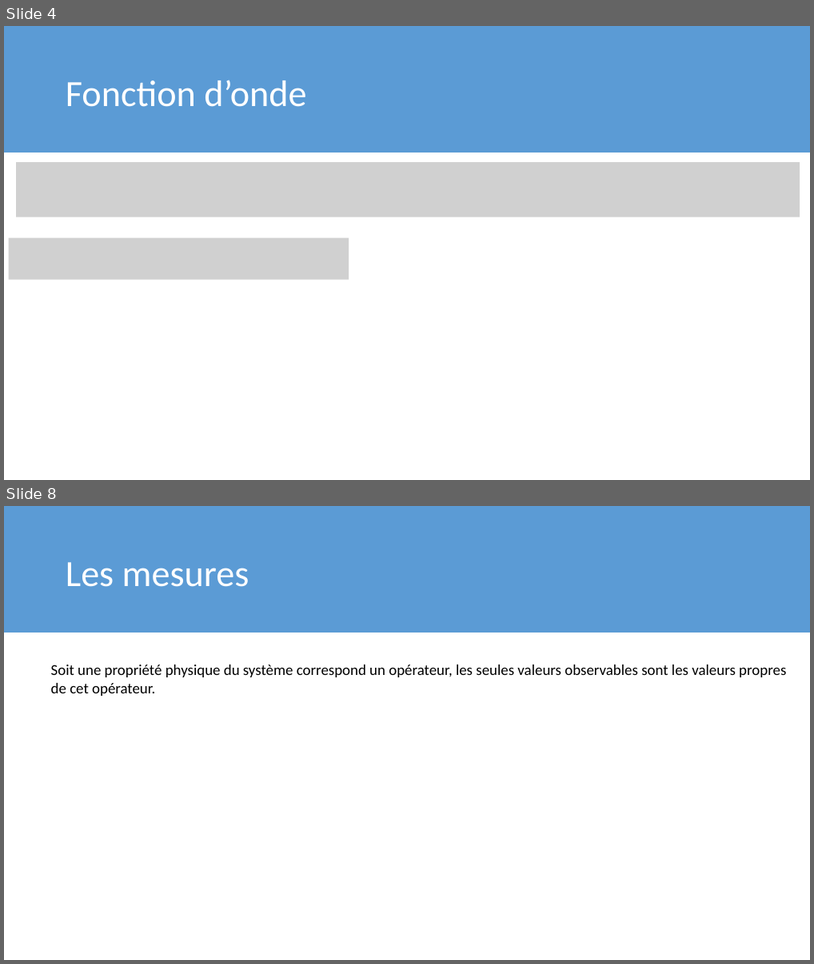
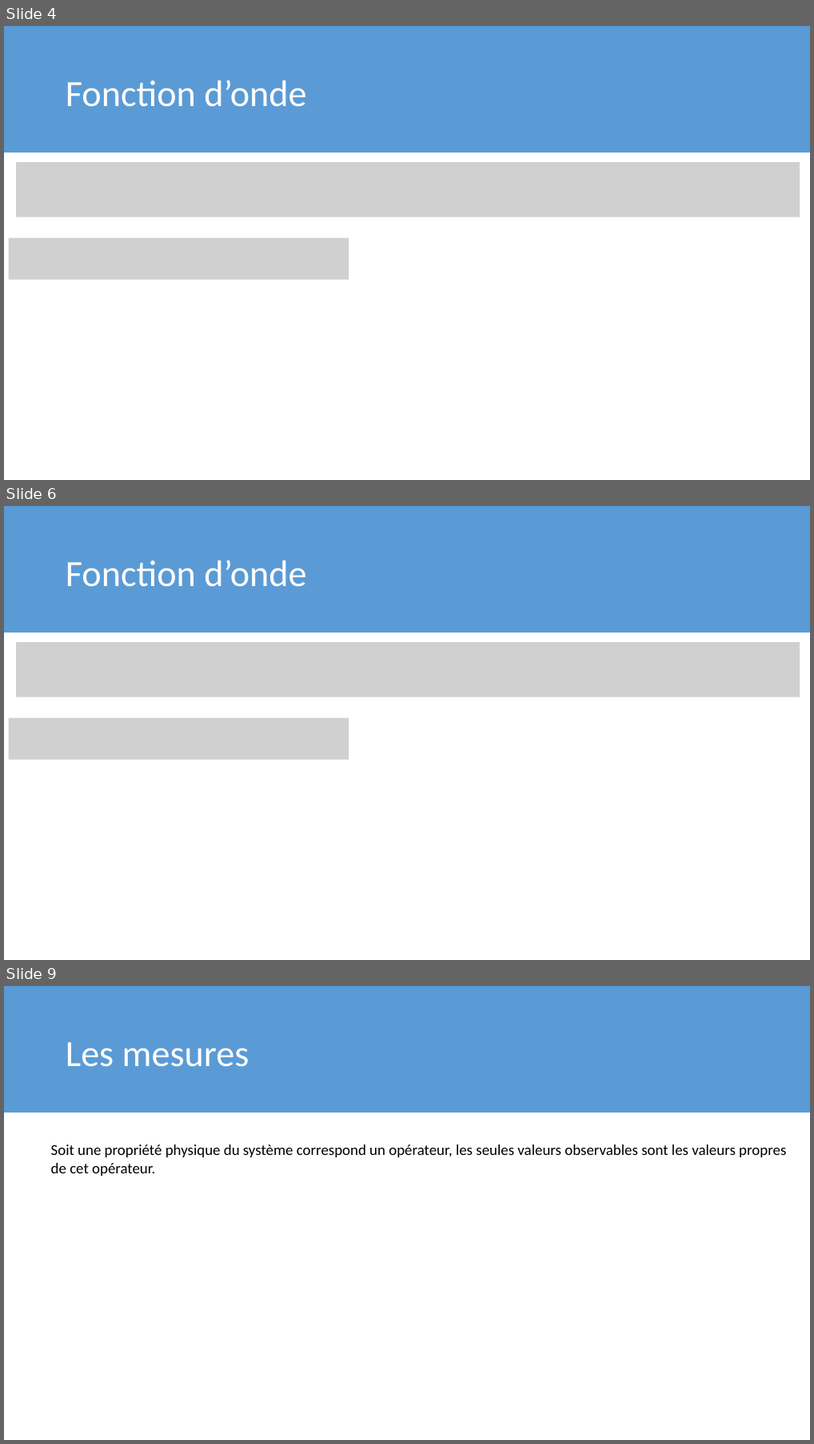
Before and after one commit to meitnerium/theochem, a slide deck: FR/3_Postulats/Postulats.pptx. Shown one above the other, each under a label of ours: slides 4 and 8 before the commit, slides 4, 6 and 9 after it; the slides between them are not shown. The pictures are 814x964 and 814x1444 pixels, drawn with LibreOffice and Linux fonts; fonts in the diff are those of the drawing; grey boxes stand for pictures. Boxes give left, top, right and bottom in pixels: in the first picture for what was removed or moved away, otherwise in the second. Text is boxed around its words. In the diff, an @@ line names an element or a change of style, - is before the commit and + after.

```diff
--- a/FR/3_Postulats/Postulats.pptx
+++ b/FR/3_Postulats/Postulats.pptx
@@ slide 6 added at (4, 506, 810, 960), background #FFFFFF @@
@@ rectangle added at (4, 506, 810, 632), fill #5B9BD5 @@
@@ title added at (66, 560, 306, 587), 44 pt, text #FFFFFF @@
+Fonction d’onde
@@ picture added at (16, 642, 800, 697) @@
@@ picture added at (9, 718, 350, 760) @@
@@ what was slide 8 is now slide 9 @@
```
Also in this commit, not shown: 1 slide changed, 3 other slides added, 12 other files.
